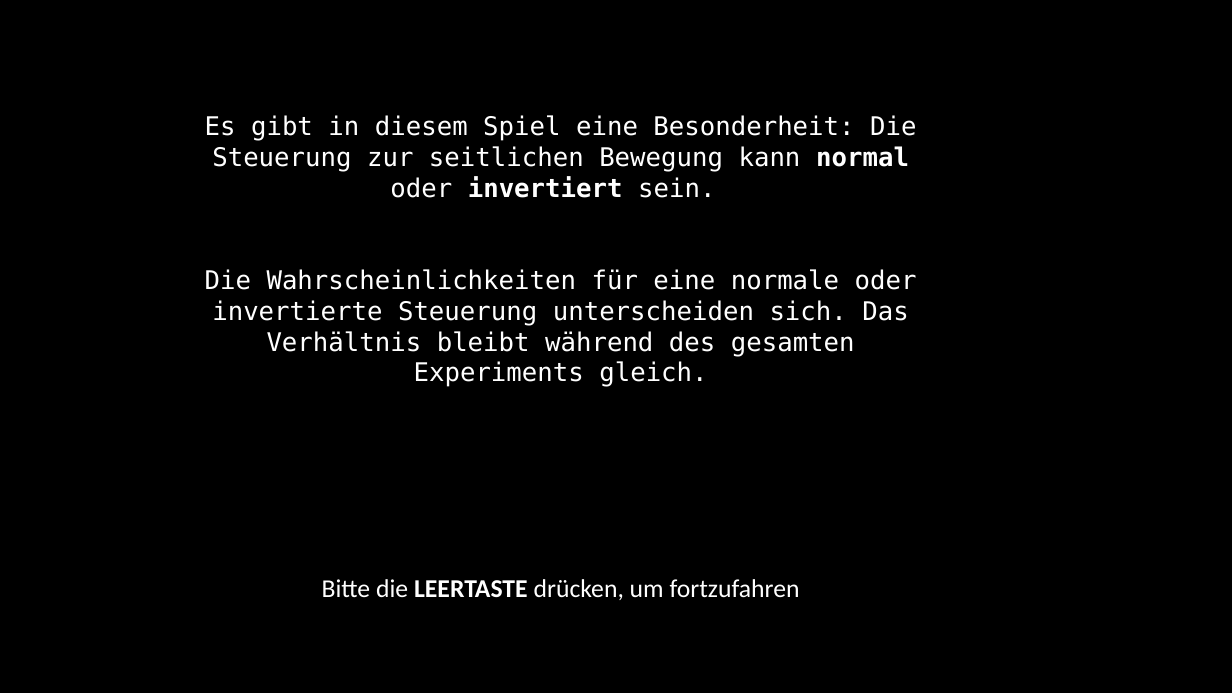
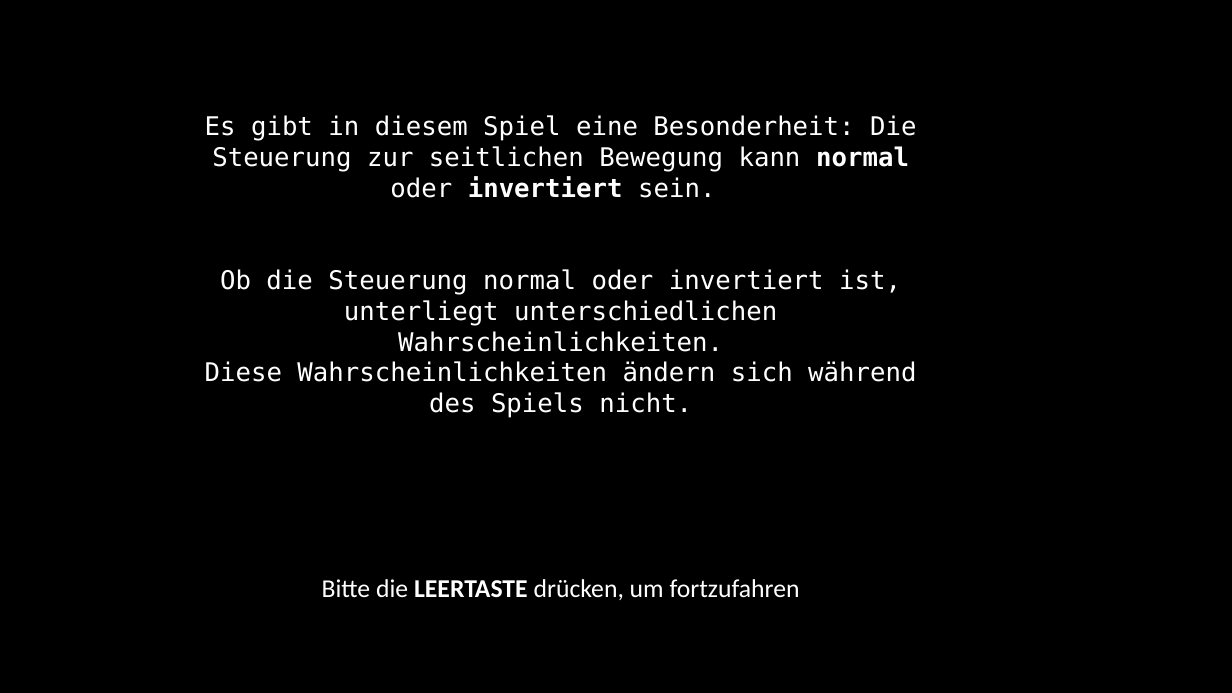
Before and after one commit to sean-mulready/Vizdoom-Scripts, a slide deck: slide 16 of exp_img/instructions.pptx (slide 14 before the commit). Drawn at 1232x693 pixels with LibreOffice and Linux fonts; fonts in the diff are those of the drawing. Boxes give left, top, right and bottom in pixels: in the first picture for what was removed or moved away, otherwise in the second. Text is boxed around its words. In the diff, an @@ line names an element or a change of style, - is before the commit and + after.

```diff
--- a/exp_img/instructions.pptx
+++ b/exp_img/instructions.pptx
@@ text at bbox=[205, 269, 916, 418]: text changed @@
-Die Wahrscheinlichkeiten für eine normale oder invertierte Steuerung unterscheiden sich. Das Verhältnis bleibt während des gesamten Experiments gleich.
+Ob die Steuerung normal oder invertiert ist, unterliegt unterschiedlichen Wahrscheinlichkeiten.
+Diese Wahrscheinlichkeiten ändern sich während des Spiels nicht.
```
Also in this commit, not shown: 3 other slides changed, 4 slides added, 2 slides removed, 11 other files.
